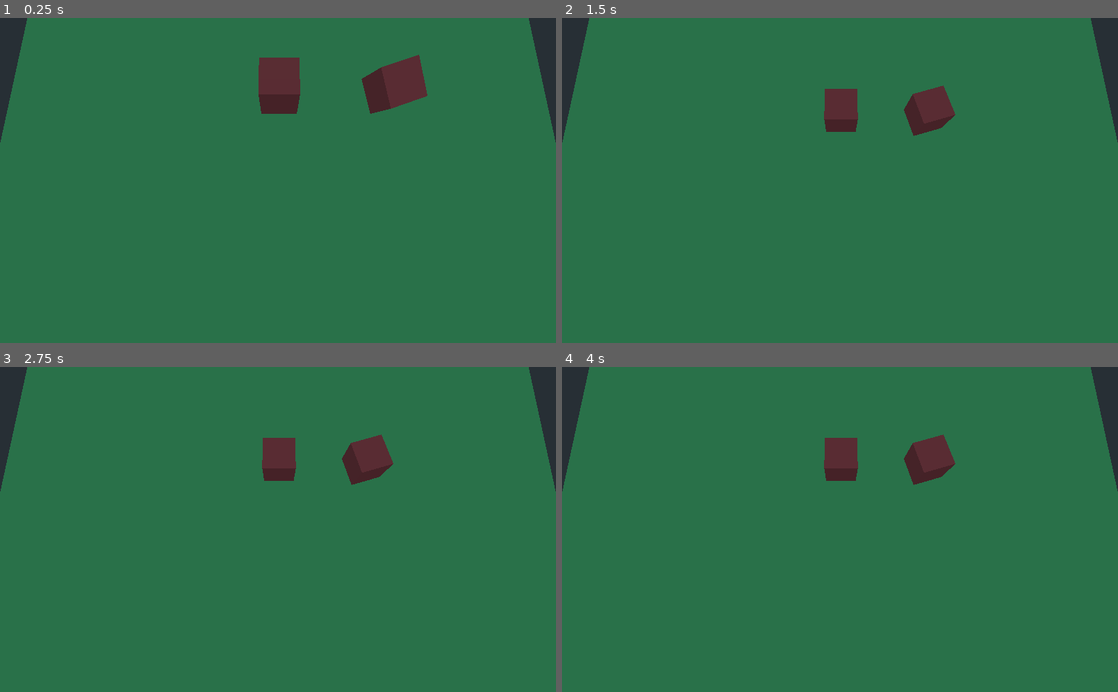
Above: before the commit, frames 1-4 (two rows, left to right).
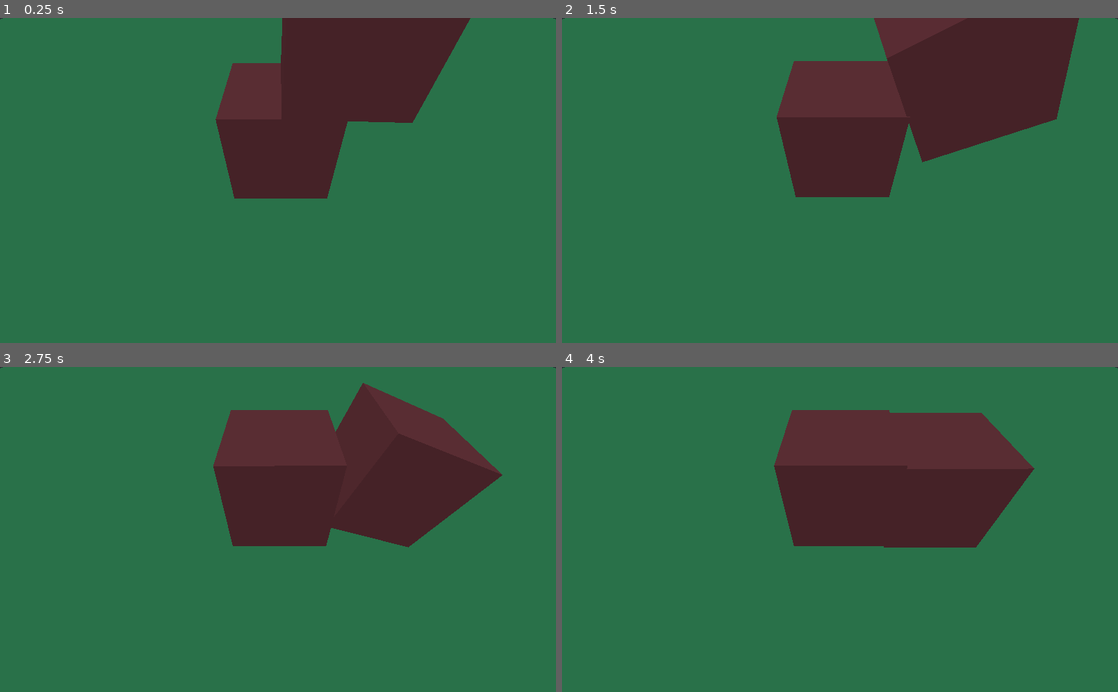
Above: after the commit, the same moments.

Repository: njj-abs/godot-merge-tile
Game: Godot game, scene res://3D/physics/Node.tscn
Same seed, same stepped clock (60 frames per second), same inputs: the game is played once before the commit and once after it. This scene is started directly instead of the project's main scene.
Inputs (mouse positions are in pixels of both pictures, inside the frame that each line leads up to):
- Up to frame 1 (0.25 s): no input
- Up to frame 2 (1.5 s): move the mouse to (962, 164) at 0.52 s; click (962, 164) at 0.67 s; drag from (728, 196) to (812, 245) at 1.27 s
- Up to frame 3 (2.75 s): move the mouse to (333, 458) at 2.02 s; click (333, 458) at 2.17 s
- Up to frame 4 (4 s): drag from (812, 594) to (673, 480) at 2.77 s; tap Enter at 3.5 s; move the mouse to (1006, 578) at 3.52 s; click (1006, 578) at 3.67 s

The runs differ from the first frame. In frame 1, 15% of the frame differs, in the area x 0-100%, y 0-56%; in frame 2, 20%; in frame 3, 18%; in frame 4, 17%.

Commit message:
Removed the control.

Diff:
--- a/3D/physics/Node.tscn
+++ b/3D/physics/Node.tscn
@@ -13,8 +13,11 @@
 
 [node name="Spatial" type="Spatial"]
 
+[node name="Tile1" parent="." instance=ExtResource( 1 )]
+transform = Transform( 1, 0, 0, 0, 1, 0, 0, 0, 1, 0, 1, 0 )
+
 [node name="Tile2" parent="." instance=ExtResource( 1 )]
-transform = Transform( 0.939693, 0.116978, 0.321394, 0, 0.939693, -0.34202, -0.34202, 0.321394, 0.883022, 6, 5, 0 )
+transform = Transform( 1, 0, 0, 0, 1, 0, 0, 0, 1, 1, 3.5, 0 )
 
 [node name="Floor" type="RigidBody" parent="."]
 mode = 1
@@ -27,10 +30,5 @@
 material/0 = SubResource( 5 )
 
 [node name="Camera" type="Camera" parent="."]
-transform = Transform( 1, 0, 0, 0, 0.173648, 0.984808, 0, -0.984808, 0.173648, 0, 16, 7 )
-
-[node name="Control" type="Control" parent="."]
-margin_right = 40.0
-margin_bottom = 40.0
-
-[node name="Tile1" parent="Control" instance=ExtResource( 1 )]
+transform = Transform( 1, 0, 0, 0, 0.656059, 0.75471, 0, -0.75471, 0.656059, 0, 5, 4 )
+current = true
